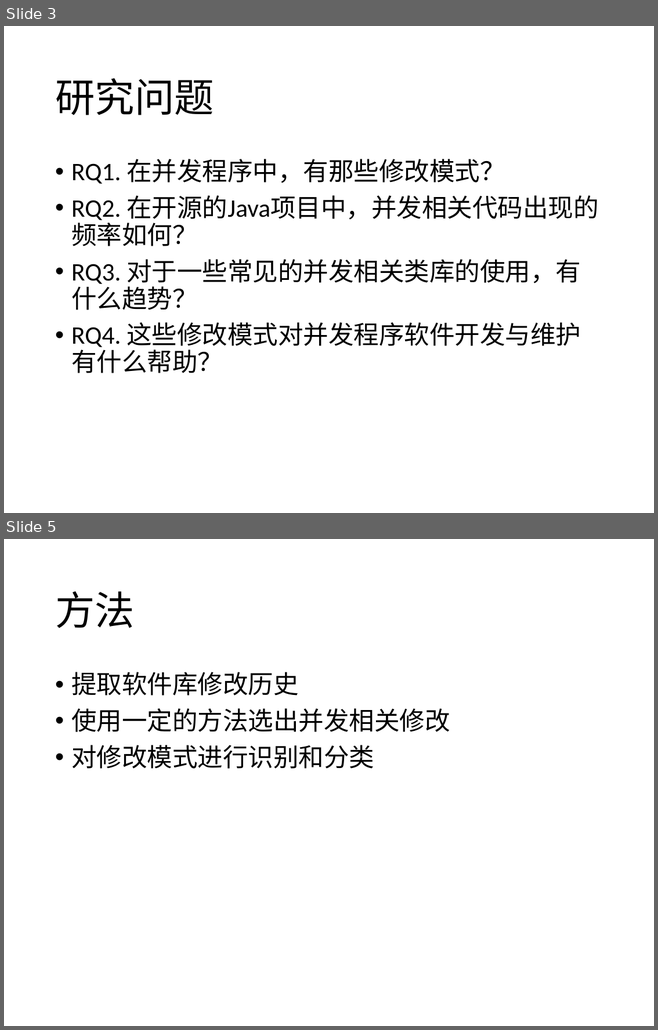
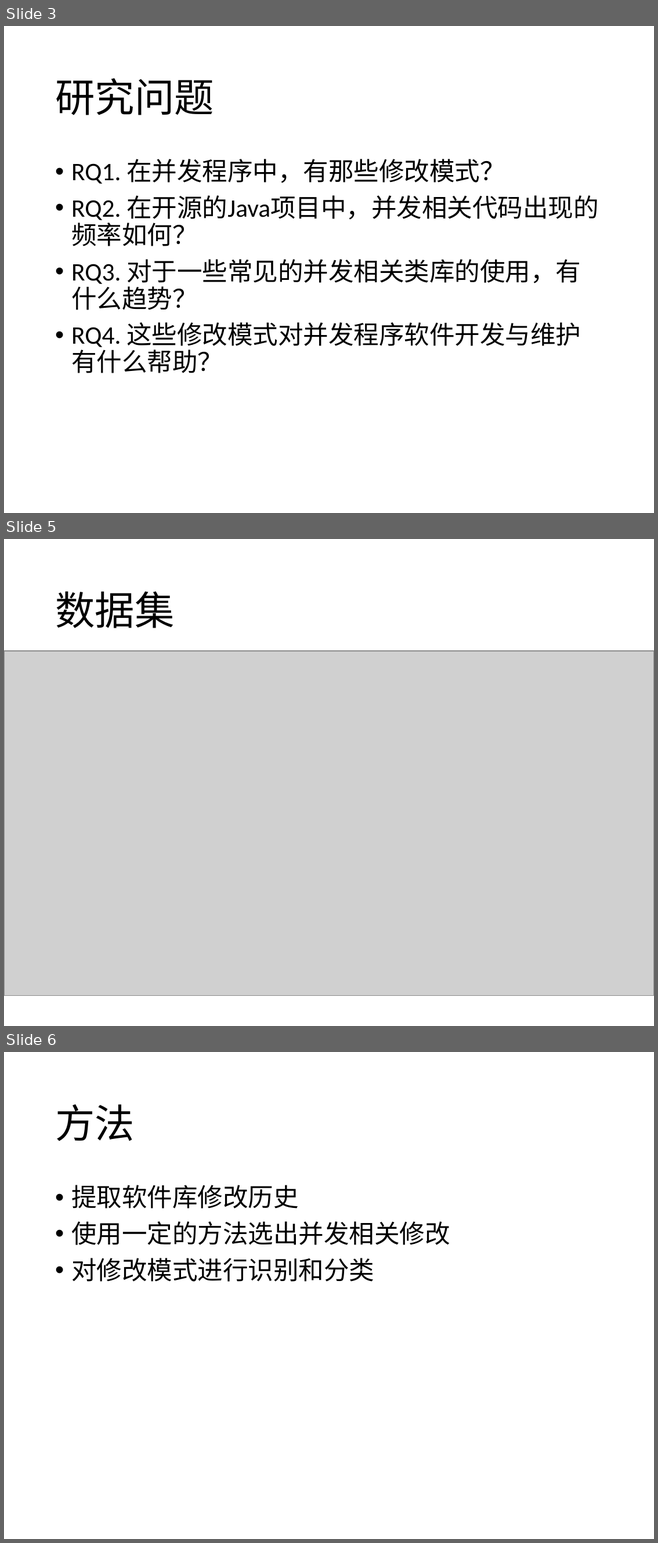
Before and after one commit to qwordy/Research, a slide deck: bishe/理解并发程序修改模式.pptx. Shown one above the other, each under a label of ours: slides 3 and 5 before the commit, slides 3, 5 and 6 after it; the slides between them are not shown. The pictures are 658x1030 and 658x1543 pixels, drawn with LibreOffice and Linux fonts; fonts in the diff are those of the drawing; grey boxes stand for pictures. Boxes give left, top, right and bottom in pixels: in the first picture for what was removed or moved away, otherwise in the second. Text is boxed around its words. In the diff, an @@ line names an element or a change of style, - is before the commit and + after.

```diff
--- a/bishe/理解并发程序修改模式.pptx
+++ b/bishe/理解并发程序修改模式.pptx
@@ slide 5 added at (x1=4, y1=539, x2=654, y2=1026), background #FFFFFF @@
@@ title added at (x1=55, y1=591, x2=174, y2=628), 44 pt, text #000000 @@
+数据集
@@ picture added at (x1=4, y1=651, x2=654, y2=995) @@
@@ what was slide 5 is now slide 6 @@
```
Also in this commit, not shown: 2 slides changed, 5 other slides added.
